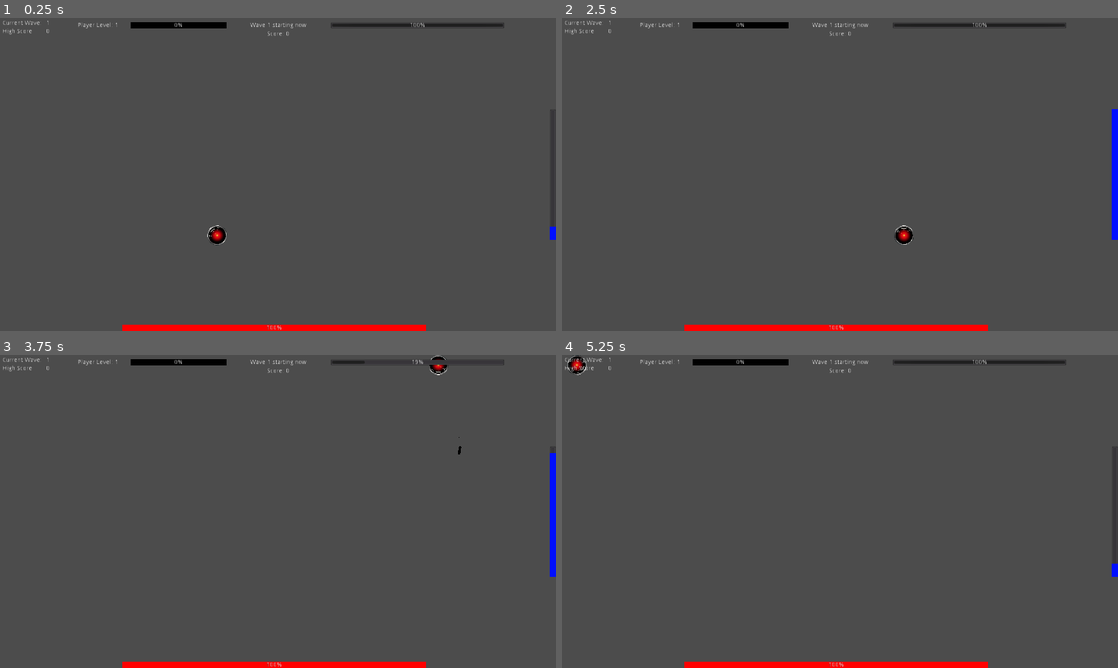
Above: before the commit, frames 1-4 (two rows, left to right).
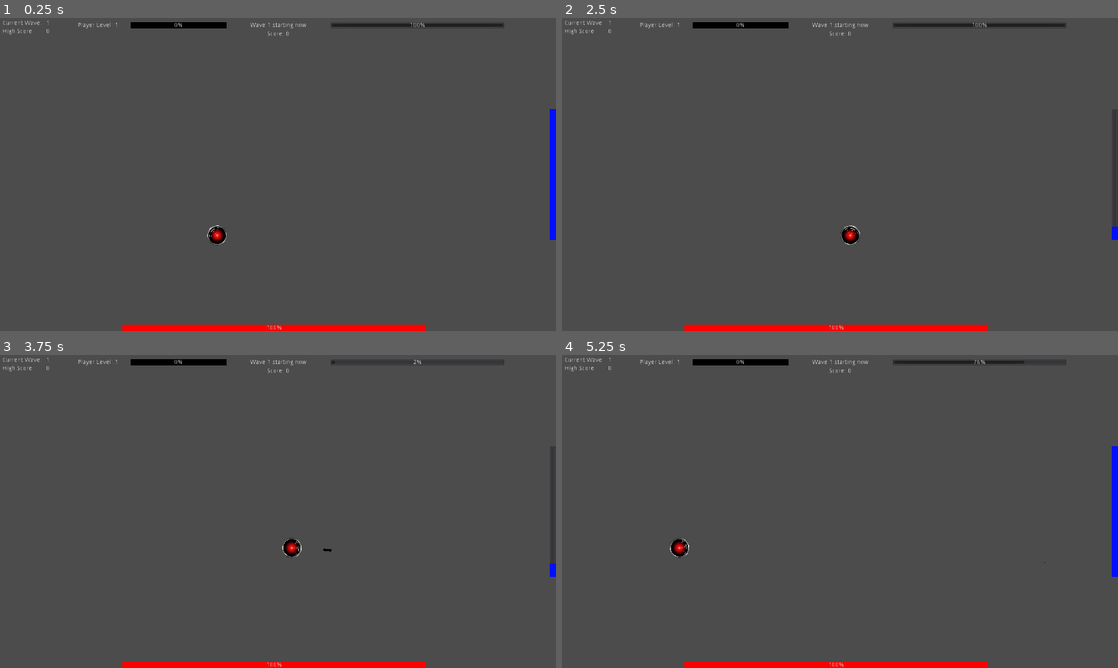
Above: after the commit, the same moments.

Repository: Noviv/BismarkUnchained
Game: Godot game, scene res://scenes/Main/Main.tscn
Same seed, same stepped clock (60 frames per second), same inputs: the game is played once before the commit and once after it. This scene is started directly instead of the project's main scene.
Inputs (mouse positions are in pixels of both pictures, inside the frame that each line leads up to):
- Up to frame 1 (0.25 s): no input
- Up to frame 2 (2.5 s): tap Enter at 0.5, 2 s; move the mouse to (962, 158) at 0.52 s; hold D (player_right) 0.53-1.28 s; hold Mouse wheel down (player_dectime, bound only after the comm… 0.53-1.28 s; tap Mouse wheel up (player_inctime, bound only after the commit) at 0.8, 1.35 s; tap Space at 1.25 s; move the mouse to (728, 190) at 1.27 s; hold Shift (player_slowdown, bound only before the commit) 1.28-2.03 s; tap E (player_maxtime, bound only after the commit) at 1.55 s; move the mouse to (895, 105) at 2.02 s; hold D (player_right) from 2.03 s (still down); hold E (player_maxtime, bound only after the commit) from 2.03 s (still down); tap Q (player_mintime, bound only after the commit) at 2.3 s
- Up to frame 3 (3.75 s): move the mouse to (250, 574) at 2.77 s; release D (player_right) at 2.78 s; release E (player_maxtime, bound only after the commit) at 2.78 s; hold W (player_up) 2.78-3.53 s; tap Q (player_mintime, bound only after the commit) at 2.85 s; tap Mouse wheel down (player_dectime, bound only after the comm… at 3.05 s; move the mouse to (444, 558) at 3.52 s; press the mouse at (444, 558) at 3.53 s; hold A (player_left) from 3.53 s (still down)
- Up to frame 4 (5.25 s): tap Mouse wheel up (player_inctime, bound only after the commit) at 3.8 s; move the mouse to (673, 464) at 4.27 s; release the mouse at (673, 464) at 4.28 s; tap Mouse wheel down (player_dectime, bound only after the comm… at 4.35 s; tap E (player_maxtime, bound only after the commit) at 4.55 s; move the mouse to (867, 511) at 5.02 s; release A (player_left) at 5.03 s; hold Shift (player_slowdown, bound only before the commit) from 5.03 s (still down); hold Mouse wheel up (player_inctime, bound only after the commit) from 5.03 s (still down)

The runs differ from the first frame. In frame 1, 0.4% of the frame differs, in the area x 98-100%, y 29-67%; in frame 2, 0.7%; in frame 3, 0.7%; in frame 4, 0.8%, in the area x 1-100%, y 0-67%.

Commit message:
Scroll wheel controls max_velocity

Diff:
--- a/BismarkUnchained/project.godot
+++ b/BismarkUnchained/project.godot
@@ -60,9 +60,24 @@
 "events": [ Object(InputEventMouseButton,"resource_local_to_scene":false,"resource_name":"","device":0,"alt":false,"shi …(212 unchanged characters)…
  ]
 }
-player_slowdown={
+player_mintime={
 "deadzone": 0.5,
-"events": [ Object(InputEventKey,"resource_local_to_scene":false,"resource_name":"","device":0,"alt":false,"shift":false,"control":false,"meta":false,"command":false,"pressed":false,"scancode":16777237,"unicode":0,"echo":false,"script":null)
+"events": [ Object(InputEventKey,"resource_local_to_scene":false,"resource_name":"","device":0,"alt":false,"shift":false,"control":false,"meta":false,"command":false,"pressed":false,"scancode":81,"unicode":0,"echo":false,"script":null)
+ ]
+}
+player_maxtime={
+"deadzone": 0.5,
+"events": [ Object(InputEventKey,"resource_local_to_scene":false,"resource_name":"","device":0,"alt":false,"shift":false,"control":false,"meta":false,"command":false,"pressed":false,"scancode":69,"unicode":0,"echo":false,"script":null)
+ ]
+}
+player_dectime={
+"deadzone": 0.5,
+"events": [ Object(InputEventMouseButton,"resource_local_to_scene":false,"resource_name":"","device":0,"alt":false,"shift":false,"control":false,"meta":false,"command":false,"button_mask":0,"position":Vector2( 0, 0 ),"global_position":Vector2( 0, 0 ),"factor":1.0,"button_index":5,"pressed":false,"doubleclick":false,"script":null)
+ ]
+}
+player_inctime={
+"deadzone": 0.5,
+"events": [ Object(InputEventMouseButton,"resource_local_to_scene":false,"resource_name":"","device":0,"alt":false,"shift":false,"control":false,"meta":false,"command":false,"button_mask":0,"position":Vector2( 0, 0 ),"global_position":Vector2( 0, 0 ),"factor":1.0,"button_index":4,"pressed":false,"doubleclick":false,"script":null)
  ]
 }
 
--- a/BismarkUnchained/scenes/Main/Main.gd
+++ b/BismarkUnchained/scenes/Main/Main.gd
@@ -18,12 +18,10 @@
 		print(new_delta)
 		get_tree().quit()
 
-	time_delta = new_delta * (1 - min_time_delta) + min_time_delta
-	if time_delta < min_time_delta:
+	if new_delta < min_time_delta:
 		time_delta = min_time_delta
-	elif time_delta > 1:
-		time_delta = 1
-	get_node("/root/Main/UI/TimeDelta").value = time_delta * 100
+	else:
+		time_delta = new_delta
 
 func up_score(points):
 	score += points
--- a/BismarkUnchained/scenes/Player/Player.gd
+++ b/BismarkUnchained/scenes/Player/Player.gd
@@ -3,7 +3,7 @@
 # Movement variables
 const accel = 5000
 const max_velocity = 750
-const slow_velocity = 75
+var curr_max_velocity = 750
 
 var curr_velocity = Vector2(0, 0)
 
@@ -36,14 +36,11 @@
 	var y = int(Input.is_action_pressed("player_down")) - int(Input.is_action_pressed("player_up"))
 
 	# Finding difference between current and target velocity, and adjusting for acceleration
-	var velocity = Vector2(x, y).normalized() * max_velocity
+	var velocity = Vector2(x, y).normalized() * curr_max_velocity
 	var diff_velocity = velocity - curr_velocity
 	var new_velocity = curr_velocity + diff_velocity.normalized() * accel * delta
 
-	if Input.is_action_pressed("player_slowdown"):
-		velocity = velocity.normalized() * slow_velocity
-		new_velocity = velocity
-	if curr_velocity.length() == max_velocity && abs(velocity.angle() - curr_velocity.angle()) < PI / 2:
+	if curr_velocity.length() == curr_max_velocity && abs(velocity.angle() - curr_velocity.angle()) < PI / 2:
 		new_velocity = velocity
 
 	# Checking that new velocity is not greater magnitude than target velocity, and prevents stuttering at extremely low speeds
@@ -106,6 +103,22 @@
 		var line = parse_json(save_file.get_line())
 		update_exp(line.experience)
 
+func _input(event):
+	if event.is_action_pressed("player_mintime"):
+		curr_max_velocity = max_velocity * get_node("/root/Main").min_time_delta
+		get_node("/root/Main/UI/TimeDelta").value = 100 * curr_max_velocity / max_velocity
+	elif event.is_action_pressed("player_maxtime"):
+		curr_max_velocity = max_velocity
+		get_node("/root/Main/UI/TimeDelta").value = 100 * curr_max_velocity / max_velocity
+	elif event.is_action_pressed("player_dectime"):
+		if curr_max_velocity > max_velocity * get_node("/root/Main").min_time_delta:
+			curr_max_velocity -= (max_velocity - max_velocity * get_node("/root/Main").min_time_delta) / 20
+			get_node("/root/Main/UI/TimeDelta").value = 100 * curr_max_velocity / max_velocity
+	elif event.is_action_pressed("player_inctime"):
+		if curr_max_velocity < max_velocity:
+			curr_max_velocity += (max_velocity - max_velocity * get_node("/root/Main").min_time_delta) / 20
+			get_node("/root/Main/UI/TimeDelta").value =100 * curr_max_velocity / max_velocity
+
 func _physics_process(delta):
 	move_translate(delta)
 	move_rotate()
